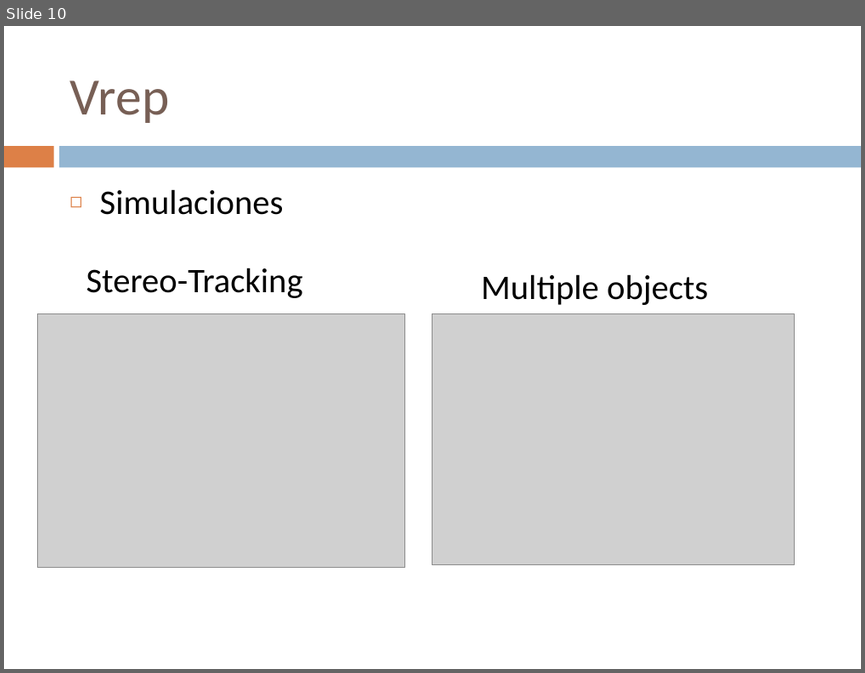
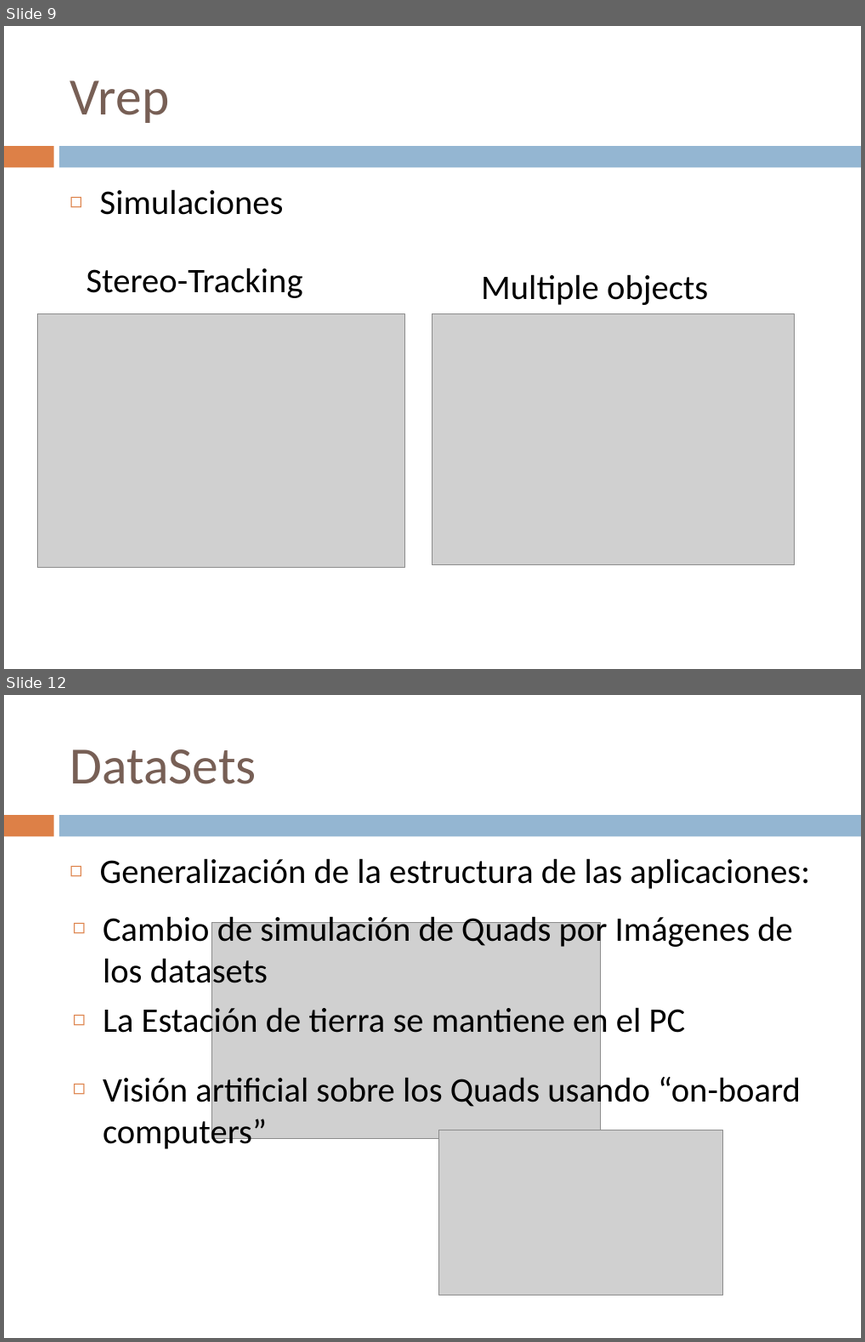
Before and after one commit to Bardo91/PFC, a slide deck: presentation.pptx. Shown one above the other, each under a label of ours: slide 10 before the commit, slides 9 and 12 after it; the slides between them are not shown. The pictures are 865x673 and 865x1342 pixels, drawn with LibreOffice and Linux fonts; fonts in the diff are those of the drawing; grey boxes stand for pictures. Boxes give left, top, right and bottom in pixels: in the first picture for what was removed or moved away, otherwise in the second. Text is boxed around its words. In the diff, an @@ line names an element or a change of style, - is before the commit and + after.

```diff
--- a/presentation.pptx
+++ b/presentation.pptx
@@ slide 12 added at (x1=4, y1=695, x2=861, y2=1338), background #FFFFFF; not listed: 2 template elements that a slide beside it also shows @@
@@ title added at (x1=69, y1=749, x2=256, y2=784), 44 pt, text #775F55 @@
+DataSets
@@ text added at (x1=100, y1=858, x2=810, y2=889), 29 pt, text #000000 @@
+◻ Generalización de la estructura de las aplicaciones:
@@ text added at (x1=103, y1=913, x2=792, y2=1041), 29 pt, text #000000 @@
+◻ Cambio de simulación de Quads por Imágenes de los datasets
+◻ La Estación de tierra se mantiene en el PC
@@ picture added at (x1=211, y1=923, x2=600, y2=1139) @@
@@ text added at (x1=103, y1=1073, x2=800, y2=1149), 29 pt, text #000000 @@
+◻ Visión artificial sobre los Quads usando “on-board computers”
@@ picture added at (x1=439, y1=1130, x2=723, y2=1295) @@
@@ what was slide 10 is now slide 9 @@
```
Also in this commit, not shown: 4 slides changed, 2 other slides added, 4 slides removed.
